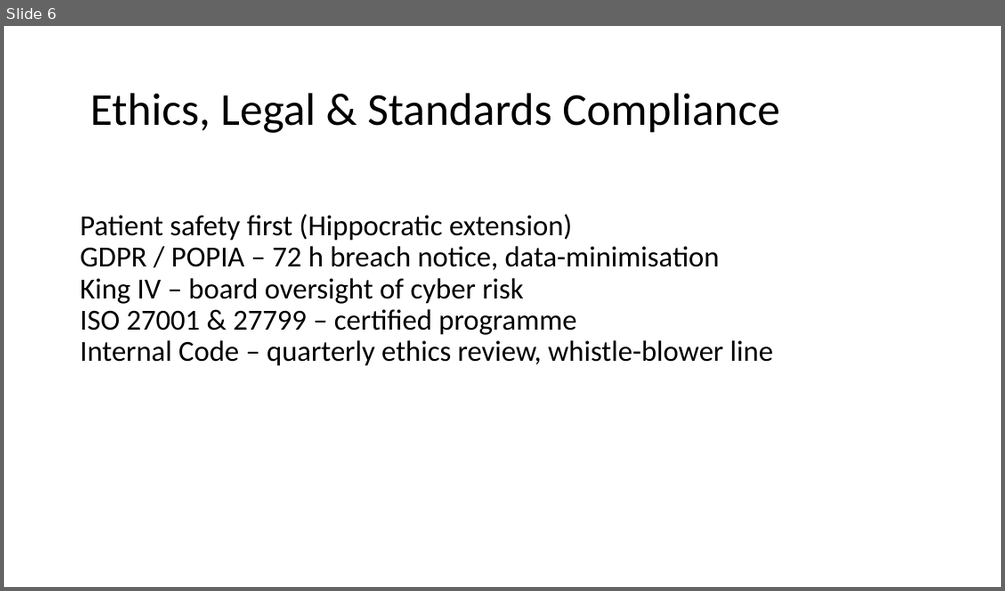
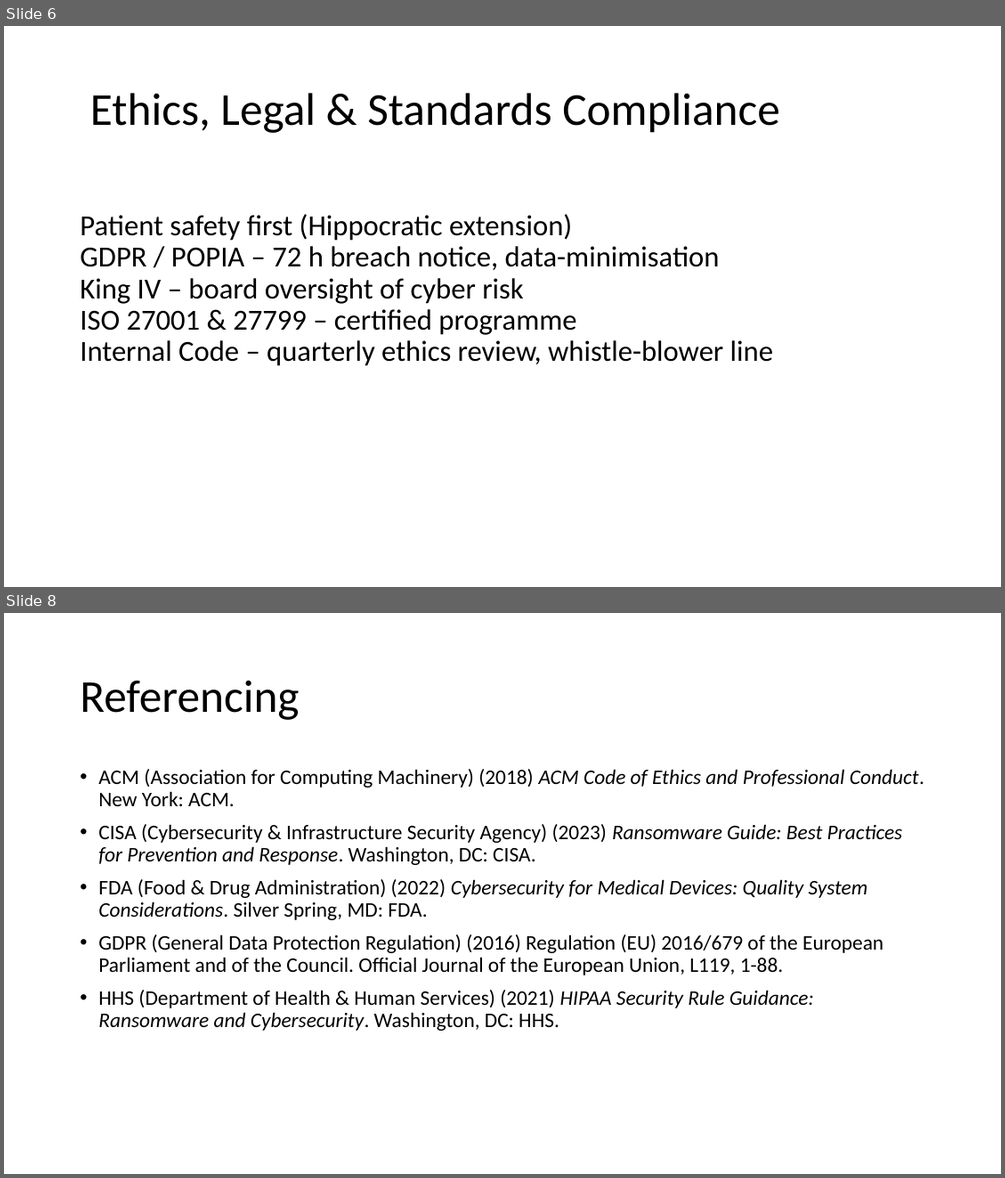
Before and after one commit to lebohangrantsane5-wq/coffee-ordering-prototype, a slide deck: Presentation1 ransomeware crisis.pptx. Shown one above the other, each under a label of ours: slide 6 before the commit, slides 6 and 8 after it; the slides between them are not shown. The pictures are 1005x591 and 1005x1178 pixels, drawn with LibreOffice and Linux fonts; fonts in the diff are those of the drawing. Boxes give left, top, right and bottom in pixels: in the first picture for what was removed or moved away, otherwise in the second. Text is boxed around its words. In the diff, an @@ line names an element or a change of style, - is before the commit and + after.

Commit message:
Add files via upload
Added referencing

```diff
--- a/Presentation1 ransomeware crisis.pptx
+++ b/Presentation1 ransomeware crisis.pptx
@@ slide 8 added at <box>4,613,1001,1174</box>, background #FFFFFF @@
@@ title added at <box>80,680,299,720</box>, 44 pt, text #000000 @@
+Referencing
@@ text added at <box>98,769,924,1030</box>, 20 pt, text #000000 @@
+• ACM (Association for Computing Machinery) (2018) ACM Code of Ethics and Professional Conduct. New York: ACM.
+• CISA (Cybersecurity & Infrastructure Security Agency) (2023) Ransomware Guide: Best Practices for Prevention and Response. Washington, DC: CISA.
+• FDA (Food & Drug Administration) (2022) Cybersecurity for Medical Devices: Quality System Considerations. Silver Spring, MD: FDA.
+• GDPR (General Data Protection Regulation) (2016) Regulation (EU) 2016/679 of the European Parliament and of the Council. Official Journal of the European Union, L119, 1-88.
+• HHS (Department of Health & Human Services) (2021) HIPAA Security Rule Guidance: Ransomware and Cybersecurity. Washington, DC: HHS.
```
Also in this commit, not shown: 5 slides changed.
